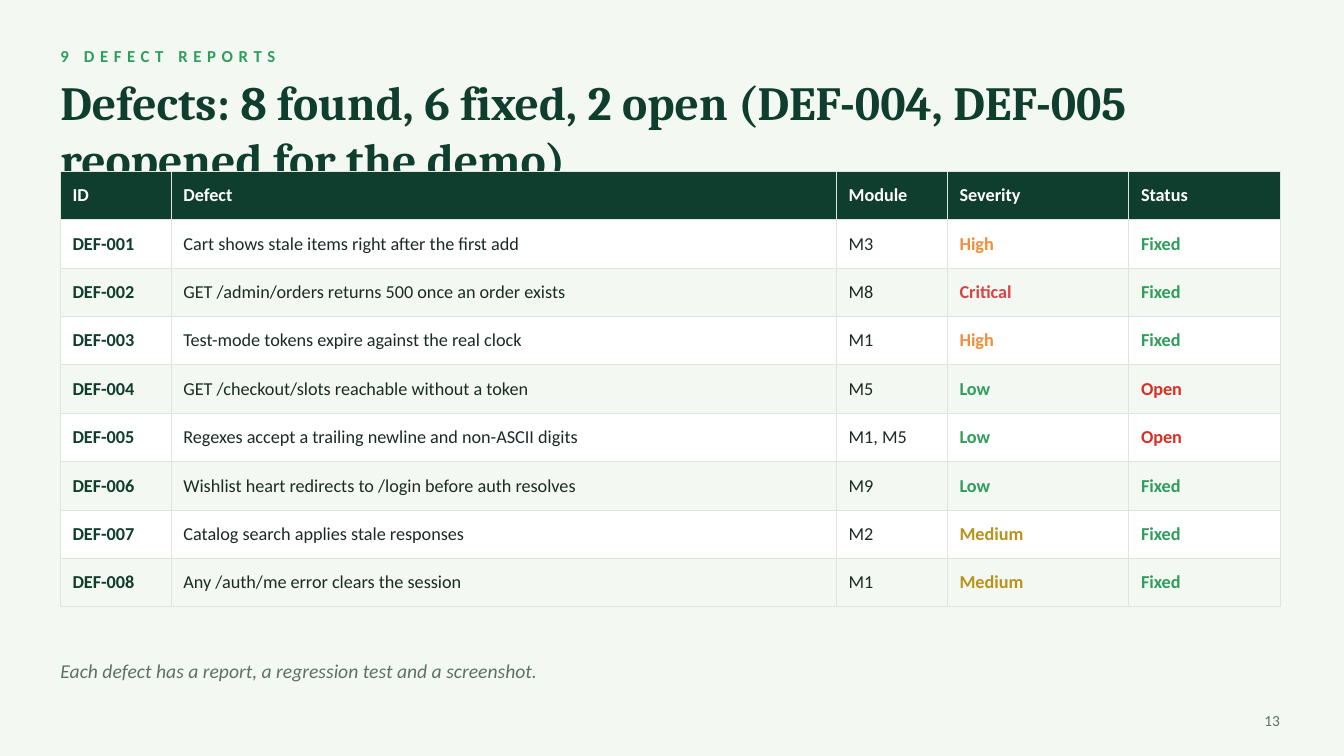
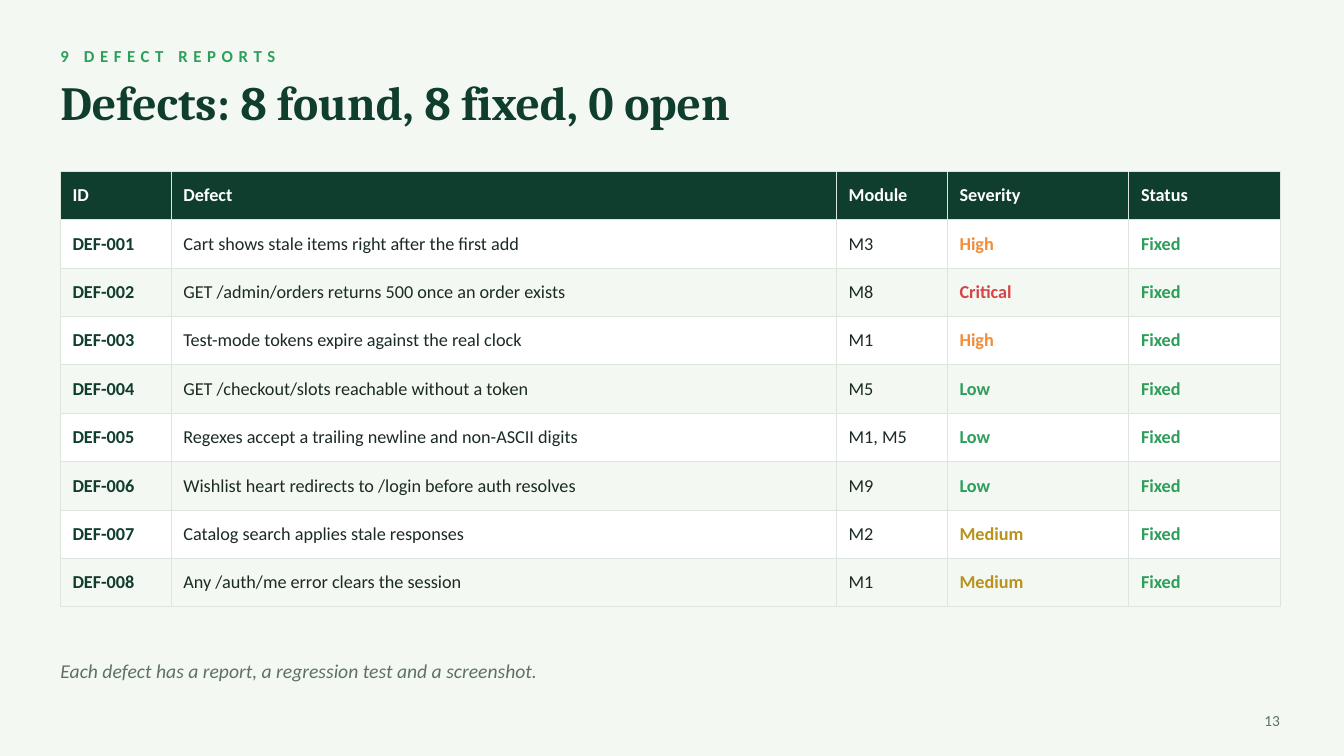
Before and after one commit to praarn/FreshCart-Software-Testing-Portfolio-7thSem, a slide deck: slide 13 of 12-final-test-report/FreshCart_Testing_Portfolio.pptx. Drawn at 1344x756 pixels with LibreOffice and Linux fonts; fonts in the diff are those of the drawing. Boxes give left, top, right and bottom in pixels: in the first picture for what was removed or moved away, otherwise in the second. Text is boxed around its words. In the diff, an @@ line names an element or a change of style, - is before the commit and + after.

```diff
--- a/12-final-test-report/FreshCart_Testing_Portfolio.pptx
+++ b/12-final-test-report/FreshCart_Testing_Portfolio.pptx
@@ text at (x1=60, y1=86, x2=730, y2=130): text changed @@
-Defects: 8 found, 6 fixed, 2 open (DEF-004, DEF-005 reopened for the demo)
+Defects: 8 found, 8 fixed, 0 open
@@ table at (x1=60, y1=171, x2=1280, y2=595) @@
-row 5, column 5: Open
+row 5, column 5: Fixed
-row 6, column 5: Open
+row 6, column 5: Fixed
```
Also in this commit, not shown: 3 other slides changed, 41 other files.
